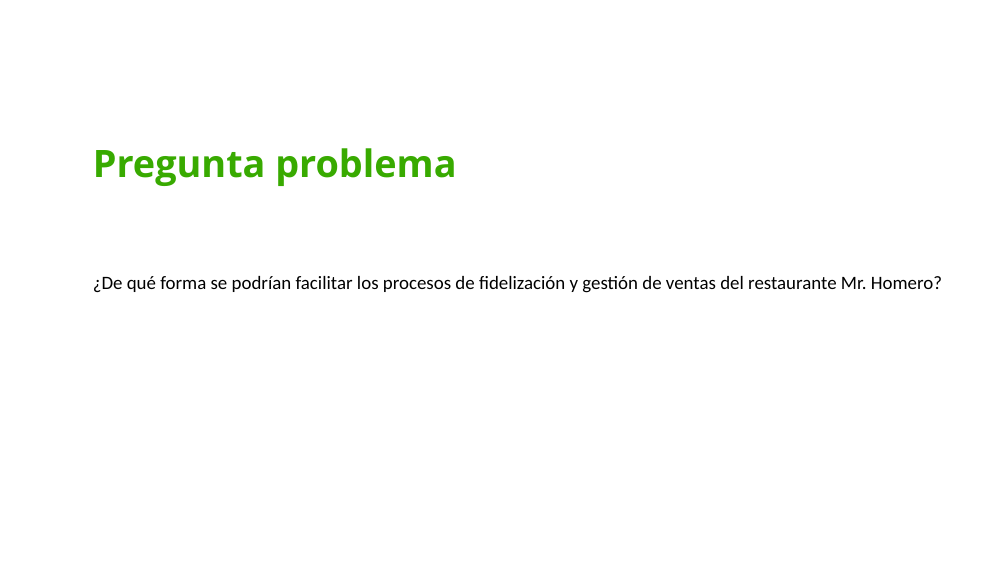
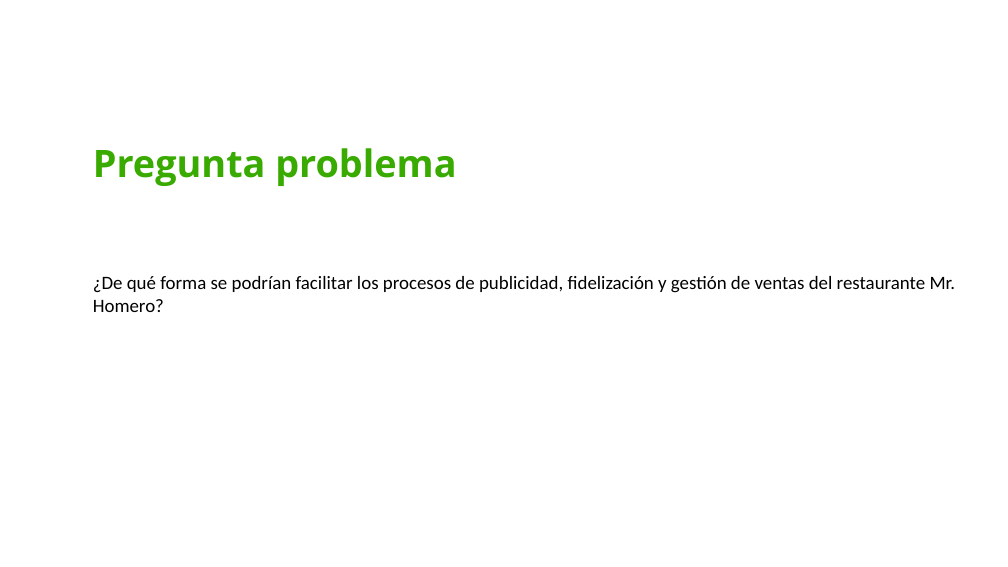
Before and after one commit to cmsrwood/mrhomero, a slide deck: slide 9 of entregables/Entregable #1.pptx. Drawn at 1008x567 pixels with LibreOffice and Linux fonts; fonts in the diff are those of the drawing; background and template pictures are left out. Boxes give left, top, right and bottom in pixels: in the first picture for what was removed or moved away, otherwise in the second. Text is boxed around its words. In the diff, an @@ line names an element or a change of style, - is before the commit and + after.

```diff
--- a/entregables/Entregable #1.pptx
+++ b/entregables/Entregable #1.pptx
@@ text at [93, 276, 956, 312]: text changed @@
-¿De qué forma se podrían facilitar los procesos de fidelización y gestión de ventas del restaurante Mr. Homero?
+¿De qué forma se podrían facilitar los procesos de publicidad, fidelización y gestión de ventas del restaurante Mr. Homero?
```
Also in this commit, not shown: 6 other slides changed, 22 slides added, 1 other file.
